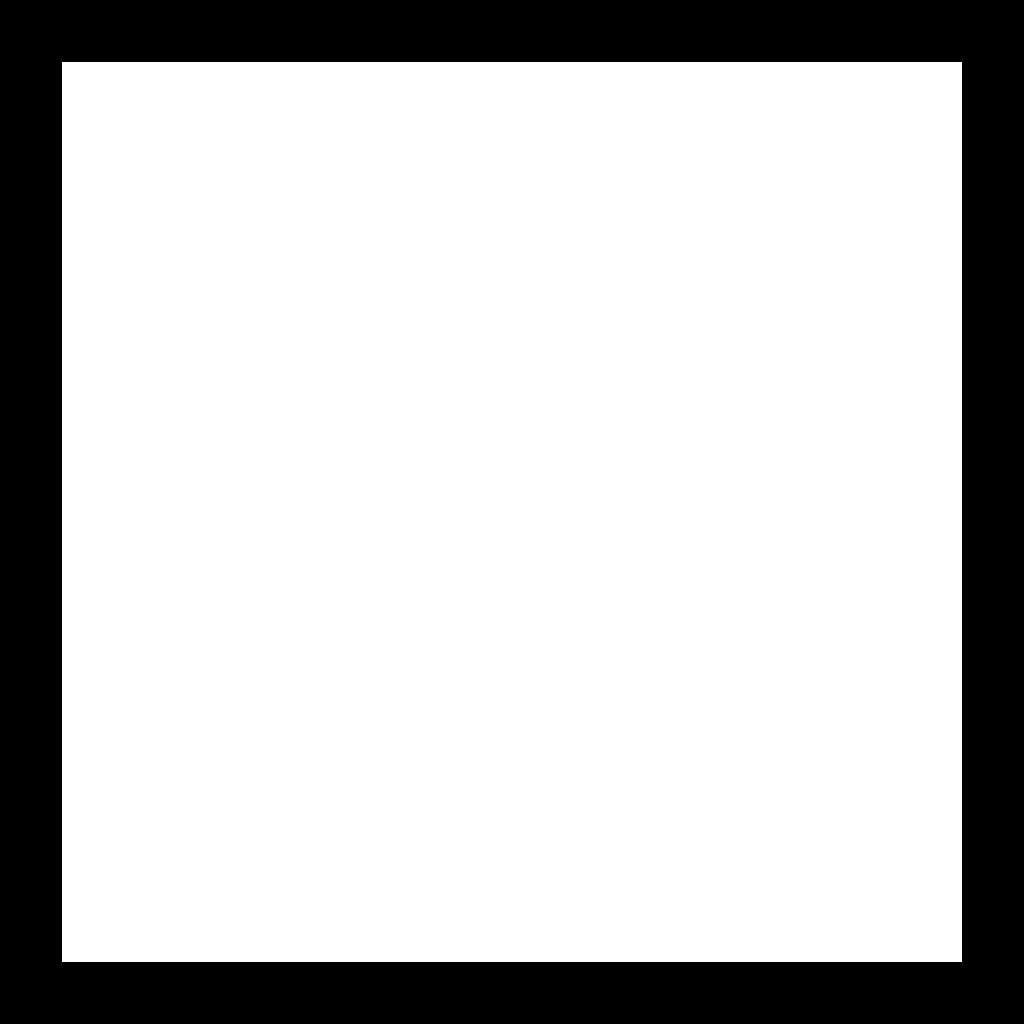
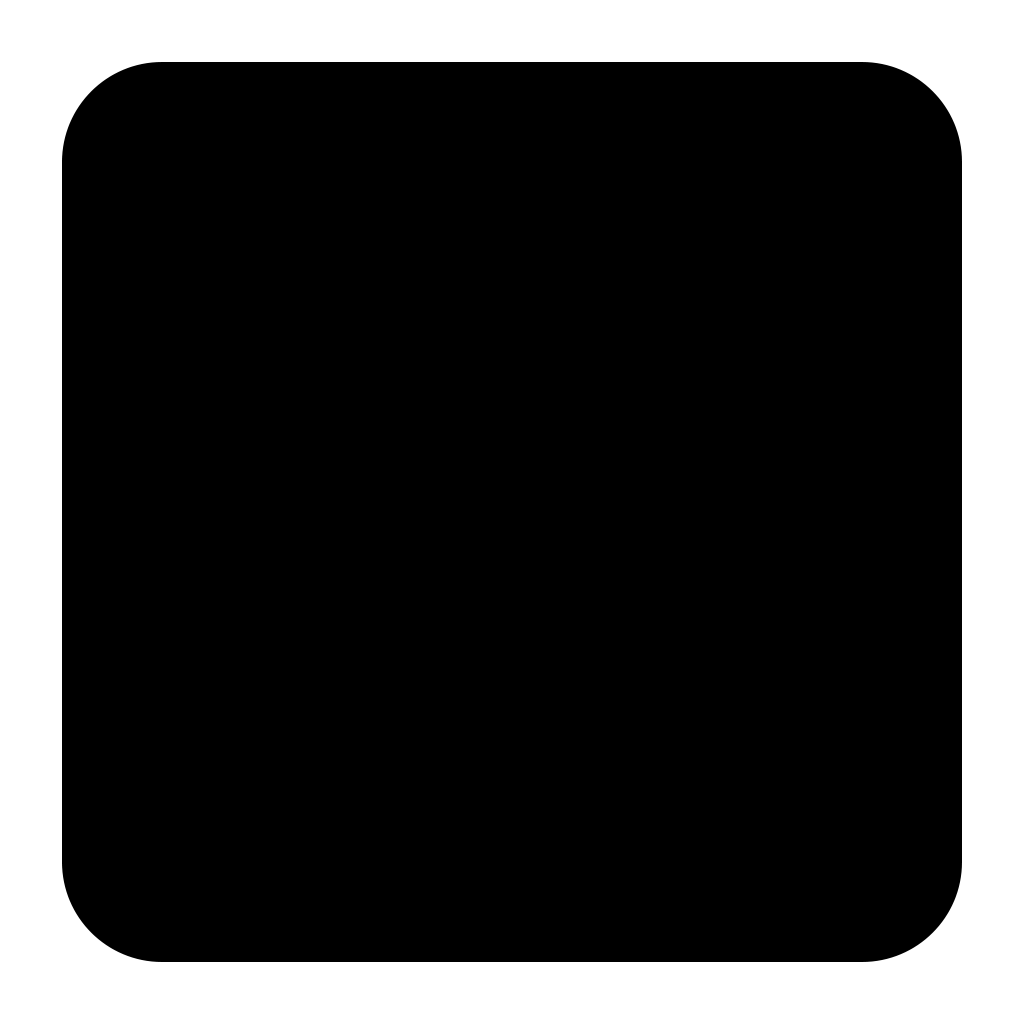
Layered file, before and after one edit (1024px x 1024px). Changes by layer:
painted on "矩形 1" over [left=62, top=62, right=962, bottom=962]
painted on "图层 0" over [left=0, top=0, right=1024, bottom=1024]
